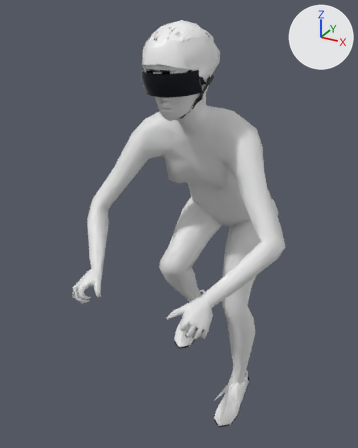
Before and after pictures for a commit that changed the glTF model apps/client/public/models/avatar/rider_female_lod2.glb.
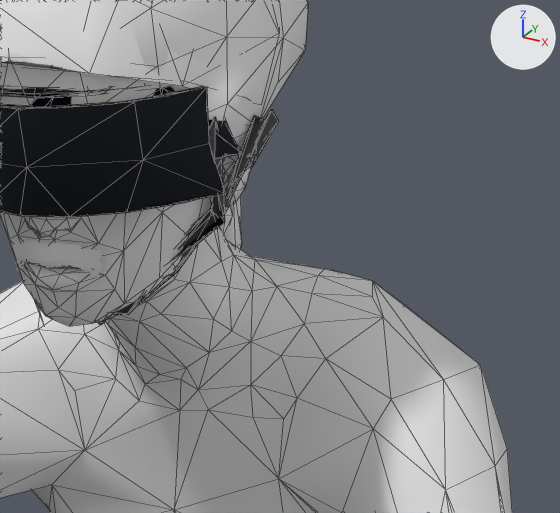
The first picture shows the older version from a 50 mm camera at (0.73, -1.598, 1.771) aimed at (-0.081, -0.124, 1.034). The close-ups show the older and then the newer version on the part from 43% to 76% of the width and 11% to 36% of the height of that picture. Only the edits that show in the close-ups are written down. Lighting does not change. The marker at upper right points along +X, +Y and +Z. The close-ups show mesh edges as thin lines.

Names of what the first close-up shows: 'rider_body_lod2', 'rider_glasses_lod2', 'rider_helmet_aero_lod2', 'rider_helmet_lod2', 'rider_moustache_lod2' and 2 more.
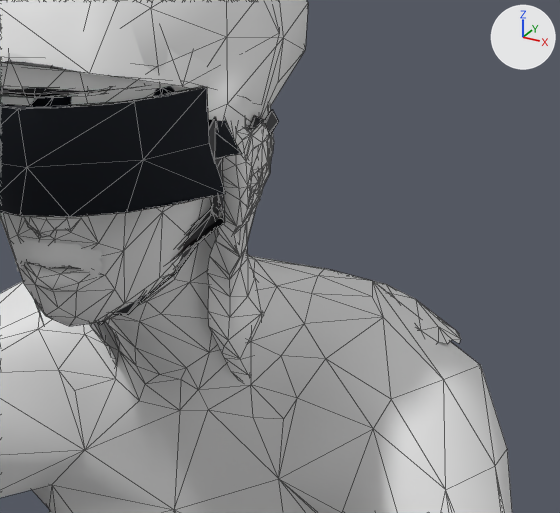
What differs and where, as boxes [x1, y1, x2, y2] in the close-ups (560 x 513 px):
'rider_hairs_long_lod2', added
    after: [89, 105, 461, 381]
'rider_hairs_bob_lod2', added (mostly hidden)
    after: [236, 123, 263, 240]

The change in detail:
Mesh me_rider_hairs_long_lod2 is new.
It has 646 vertices, 1120 faces and spans x -0.171..0.171, y -0.367..-0.027, z 1.385..1.71.
It uses material mat_hair (white #e7e7e7).
Mesh me_rider_hairs_bob_lod2 is new.
It has 591 vertices, 1043 faces and spans x -0.094..0.094, y -0.367..-0.155, z 1.472..1.708.
It uses material mat_hair (white #e7e7e7).
Object 'rider_hairs_long_lod2' (ob_rider_hairs_long_lod2) is new; it shows me_rider_hairs_long_lod2.
Its location is (0.0, 0.0, 0.0).
Object 'rider_hairs_bob_lod2' (ob_rider_hairs_bob_lod2) is new; it shows me_rider_hairs_bob_lod2.
Its location is (0.0, 0.0, 0.0).
